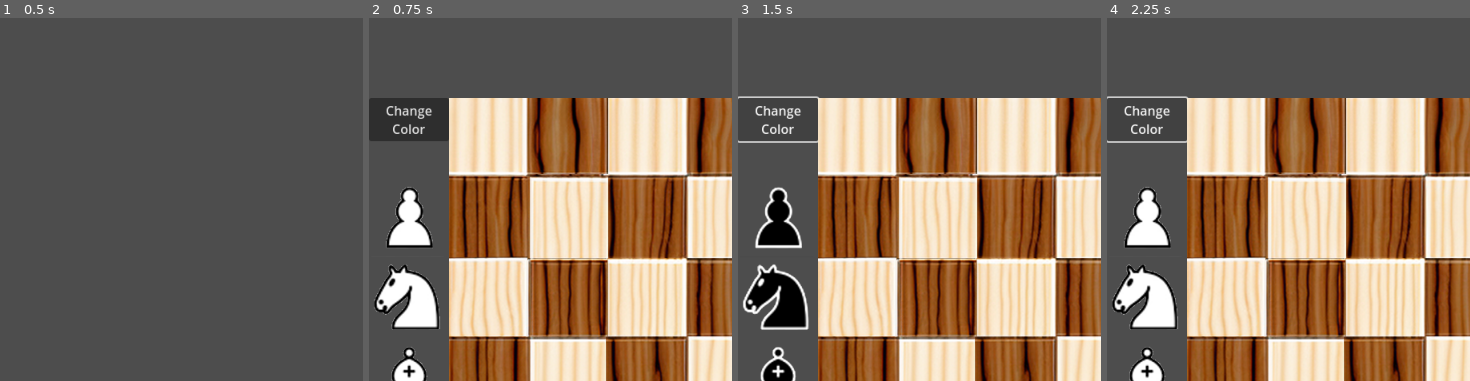
Above: before the commit, frames 1-4 (left to right).
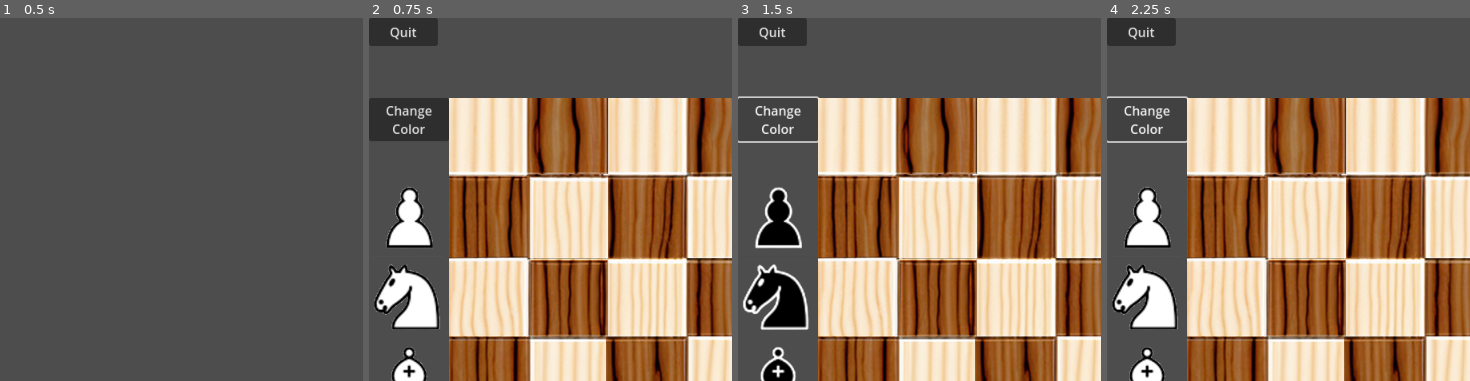
Above: after the commit, the same moments.

Repository: FabriceValmont/ChessGame-in-Godot4
Game: Godot game, scene res://Scene/menu.tscn
Same seed, same stepped clock (60 frames per second), same inputs: the game is played once before the commit and once after it.
Inputs:
- Up to frame 1 (0.5 s): no input
- Up to frame 2 (0.75 s): click "Mode Edition" at 0.5 s
- Up to frame 3 (1.5 s): click "Change Color" at 1.25 s
- Up to frame 4 (2.25 s): click "Change Color" at 2 s
The pictures show only the part of the screen within x 0-50%, y 0-50%; the shares and areas given below are measured in that part.

Frame 1 is identical in both runs. In frame 2, 1.4% of the frame differs, in the area x 0-20%, y 0-8%; in frame 3, 1.4%; in frame 4, 1.4%.

Commit message:
Création d'une pièce avec les bonnes coordonnées i,j et position sur le terrain.

Diff:
--- a/Scene/editorMod.tscn
+++ b/Scene/editorMod.tscn
@@ -11,6 +11,11 @@
 
 [node name="EditorMod" type="Node2D"]
 script = ExtResource("1_mp0h6")
+
+[node name="Quit" type="Button" parent="."]
+offset_right = 86.0
+offset_bottom = 35.0
+text = "Quit"
 
 [node name="ChangeColor" type="Button" parent="."]
 offset_top = 100.0
@@ -61,6 +66,7 @@
 texture = ExtResource("2_7eyyb")
 centered = false
 
+[connection signal="pressed" from="Quit" to="." method="_on_quit_pressed"]
 [connection signal="pressed" from="ChangeColor" to="." method="_on_button_pressed"]
 [connection signal="pressed" from="ModeDelete" to="." method="_on_mode_delete_pressed"]
 [connection signal="pressed" from="DeleteAllPiece" to="." method="_on_delete_all_piece_pressed"]
--- a/Script/Pawn.gd
+++ b/Script/Pawn.gd
@@ -14,6 +14,7 @@
 @onready var nameOfPiece = get_name()
 var initialPosition = true
 var white = true
+var textureWhite = preload("res://Sprite/Piece/White/pawn_white.png")
 var textureBlack = preload("res://Sprite/Piece/Black/pawn_black.png")
 var pieceProtectsAgainstAnAttack = false
 var directionAttackProtectKing = ""
@@ -28,10 +29,19 @@
 func _ready():
 	await get_tree().process_frame
 	positionChessBoard = get_parent().global_position
-	if VariableGlobal.startWhite == true:
-		playWhite()
-	elif VariableGlobal.startWhite == false:
-		playBlack()
+	if VariableGlobalOption.modeEditor == false:
+		if VariableGlobal.startWhite == true:
+			playWhite()
+		elif VariableGlobal.startWhite == false:
+			playBlack()
+	elif VariableGlobalOption.modeEditor == true:
+		if white == true:
+			texture = textureWhite
+			playModeEditor("White")
+		elif white == false:
+			texture = textureBlack
+			playModeEditor("Black")
+		print(nameOfPiece, " i: ", i, " j: ", j, " PositionX: ", Position.x, " PositionY: ", Position.y )
 
 func _process(delta):
 	pass
@@ -688,6 +698,19 @@
 
 	print(nameOfPiece, " i: ", i, " j: ", j, " new position: ", Position )
 
+func playModeEditor(color):
+	print("Enter in playWhiteModeEditor")
+	set_name("Pawn"+color)
+	nameOfPiece = get_name()
+	for f in range(10):
+		for ff in range(10):
+			if global_position.x >= 100 + f * 100 and global_position.x <= 200 + f * 100\
+			and global_position.y >= 100 + ff * 100 and global_position.y <= 200 + ff * 100:
+				i = ff + 2
+				j = f + 2
+				Position.x = position.x
+				Position.y = position.y
+
 func _on_area_2d_mouse_entered():
 	if VariableGlobalOption.modeEditor == true and VariableGlobalOption.modeDelete == true:
 		queue_free()
--- a/Script/editorMod.gd
+++ b/Script/editorMod.gd
@@ -53,13 +53,6 @@
 						sceneInstance.position.y = j * 100 + 50
 						get_node("ChessBoard").add_child(sceneInstance)
 
-func deletePiece(mousePosition):
-	for i in range(10):
-		for j in range(10):
-			if mousePosition.x >= 100 + i * 100 and mousePosition.x <= 200 + i * 100\
-			and mousePosition.y >= 100 + j * 100 and mousePosition.y <= 200 + j * 100:
-				pass
-
 func _on_button_pressed():
 	white = !white
 	if white == true:
@@ -91,3 +84,9 @@
 	elif VariableGlobalOption.modeDelete == true:
 		get_node("ModeDelete").set_text("Delete: \nDisabled")
 		VariableGlobalOption.modeDelete = false
+
+func _on_quit_pressed():
+	pieceSelect = ""
+	VariableGlobalOption.modeEditor = true
+	VariableGlobalOption.modeDelete = false
+	get_tree().change_scene_to_file("res://Scene/menu.tscn")
